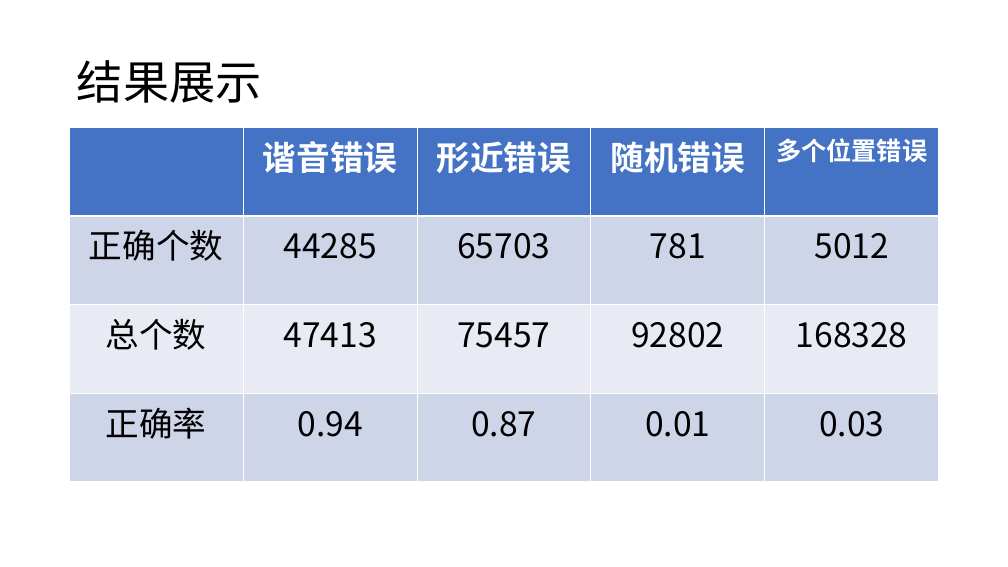
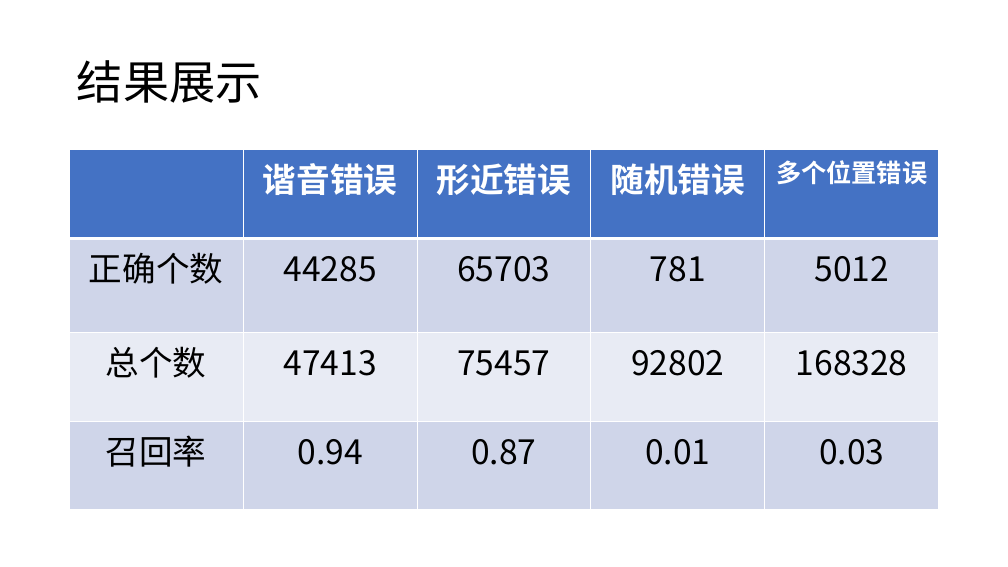
Before and after one commit to 01joy/query-correction, a slide deck: slide 11 of H-01.pptx (slide 9 before the commit). Drawn at 1008x567 pixels with LibreOffice and Linux fonts; fonts in the diff are those of the drawing. Boxes give left, top, right and bottom in pixels: in the first picture for what was removed or moved away, otherwise in the second. Text is boxed around its words. In the diff, an @@ line names an element or a change of style, - is before the commit and + after.

```diff
--- a/H-01.pptx
+++ b/H-01.pptx
@@ table at [70,150,939,510] @@
-row 4, column 1: 正确率
+row 4, column 1: 召回率
@@ table: place and size @@
-table at [70,127,939,482]
+table at [70,150,939,510]
```
Also in this commit, not shown: 5 other slides changed, 6 slides added, 1 slide removed.
